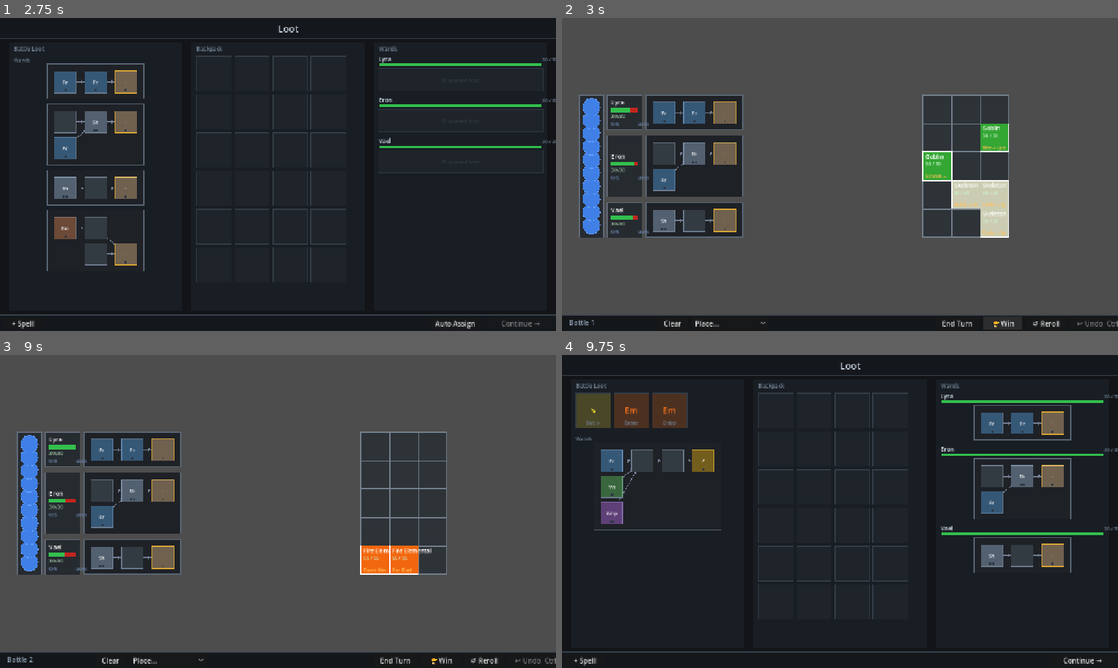
Above: before the commit, frames 1-4 (two rows, left to right).
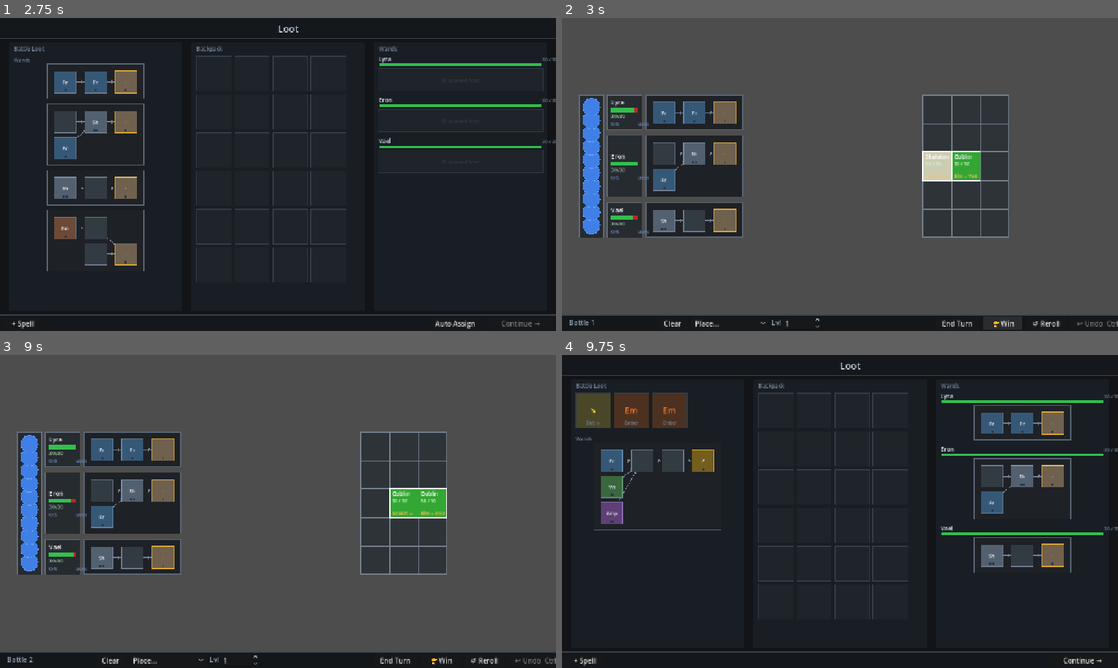
Above: after the commit, the same moments.

Repository: MoYapro/magic-monster-battle
Game: Godot game, scene res://scenes/world/path_selection_screen.tscn
The game is run twice, just before and just after one commit, with the same random seed, the same clock (stepped at 60 frames per second) and the same inputs.
Inputs (mouse positions are in pixels of both pictures, inside the frame that each line leads up to):
- Up to frame 1 (2.75 s): tap Enter at 0.5 s; move the mouse to (400, 158) at 0.52 s; tap Z at 0.6 s; click (400, 158) at 0.67 s; click "+ Spell" at 1.25 s; click "· Single" at 2 s
- Up to frame 2 (3 s): click "Auto Assign" at 2.75 s
- Up to frame 3 (9 s): click "Clear" at 3.5 s; click "Place..." at 4.25 s; click "End Turn" at 5 s; click "Continue →" at 5.75 s; tap Space at 6.5, 8.75 s; drag from (166, 527) to (250, 574) at 6.52 s; click "Confirm →" at 7.25 s; tap Enter at 8 s; move the mouse to (333, 442) at 8.02 s; tap Z at 8.1 s; click (333, 442) at 8.17 s; drag from (250, 574) to (111, 464) at 8.77 s
- Up to frame 4 (9.75 s): click "🏆 Win" at 9.5 s

Frame 1 is identical in both runs. In frame 2, 2.8% of the frame differs, in the area x 12-81%, y 28-99%; in frame 3, 2.1%; in frame 4, nothing differs.

Commit message:
improve battle scaling

Diff:
--- a/scripts/battle/battle_composer.gd
+++ b/scripts/battle/battle_composer.gd
@@ -3,13 +3,15 @@
 enum BattleType { HORDE, ELITE }
 
 const MIN_MONSTERS := 2
-const HORDE_BASE_COUNT := 5
-const ELITE_BASE_COUNT := 2
+const MAX_LEVEL    := 10
+const BUDGET_L1    := 25   # total difficulty budget at level 1  (~2 easy monsters)
+const BUDGET_L10   := 500  # total difficulty budget at level 10
 
 
 
 static func compose(biome: BiomeData, biome_level: int, rng: RandomNumberGenerator) -> Dictionary:
-	var battle_type: BattleType = BattleType.HORDE if rng.randi() % 2 == 0 else BattleType.ELITE
+	var elite_chance := 0.5 * clampf(float(biome_level - 1) / float(MAX_LEVEL - 1), 0.0, 1.0)
+	var battle_type: BattleType = BattleType.ELITE if rng.randf() < elite_chance else BattleType.HORDE
 	var enemies := _select_monsters(biome.monster_pool, battle_type, biome_level, rng)
 	var obstacles := _select_obstacles(rng)
 
@@ -47,22 +49,32 @@
 	rng: RandomNumberGenerator
 ) -> Array[EnemyData]:
 	var sorted_pool := _sort_by_difficulty(pool)
-
-	var candidates: Array
-	var target_count: int
-	if battle_type == BattleType.HORDE:
-		candidates = _lower_half(sorted_pool)
-		target_count = HORDE_BASE_COUNT + (biome_level - 1)
-	else:
-		candidates = _upper_half(sorted_pool)
-		target_count = max(MIN_MONSTERS, ELITE_BASE_COUNT + (biome_level - 1) / 3)
-
-	target_count = max(target_count, MIN_MONSTERS)
+	var ratings := _build_ratings(sorted_pool)
+	var budget := _difficulty_budget(biome_level)
+
+	var candidates: Array = _lower_half(sorted_pool) \
+		if battle_type == BattleType.HORDE else _upper_half(sorted_pool)
 
 	var enemies: Array[EnemyData] = []
 	var id_counts: Dictionary = {}
-	for _i in target_count:
-		var cls: GDScript = candidates[rng.randi() % candidates.size()]
+	var spent := 0
+
+	# Keep picking while something in the candidate pool is still affordable.
+	while true:
+		var affordable := candidates.filter(func(cls): return ratings[cls] <= budget - spent)
+		if affordable.is_empty():
+			break
+		var cls: GDScript = affordable[rng.randi() % affordable.size()]
+		var enemy: EnemyData = cls.new()
+		var base_id := enemy.display_name.to_lower().replace(" ", "_")
+		id_counts[base_id] = id_counts.get(base_id, 0) + 1
+		enemy.id = base_id + "_" + str(id_counts[base_id])
+		enemies.append(enemy)
+		spent += ratings[cls]
+
+	# Guarantee minimum even when budget was exhausted before reaching it.
+	while enemies.size() < MIN_MONSTERS:
+		var cls: GDScript = candidates[0]  # cheapest in sorted candidates
 		var enemy: EnemyData = cls.new()
 		var base_id := enemy.display_name.to_lower().replace(" ", "_")
 		id_counts[base_id] = id_counts.get(base_id, 0) + 1
@@ -108,6 +120,21 @@
 		obstacles.append(obstacle)
 
 	return obstacles
+
+
+# Total difficulty budget for a given biome level, scaling linearly from
+# BUDGET_L1 at level 1 to BUDGET_L10 at MAX_LEVEL.
+static func _difficulty_budget(biome_level: int) -> int:
+	var t := clampf(float(biome_level - 1) / float(MAX_LEVEL - 1), 0.0, 1.0)
+	return int(lerpf(float(BUDGET_L1), float(BUDGET_L10), t))
+
+
+# Returns a difficulty_rating lookup keyed by GDScript class reference.
+static func _build_ratings(sorted_pool: Array) -> Dictionary:
+	var ratings := {}
+	for cls in sorted_pool:
+		ratings[cls] = (cls as GDScript).new().difficulty_rating
+	return ratings
 
 
 static func _sort_by_difficulty(pool: Array) -> Array:
--- a/scripts/battle/battle_scene.gd
+++ b/scripts/battle/battle_scene.gd
@@ -54,6 +54,7 @@
 var _place_size: Vector2i = Vector2i(1, 1)
 var _place_id_counter: Dictionary = {}
 var _place_dropdown: OptionButton = null
+var _level_spinbox: SpinBox = null
 
 
 func _ready() -> void:
@@ -112,6 +113,24 @@
 	_place_dropdown.item_selected.connect(_on_place_item_selected)
 	layer.add_child(_place_dropdown)
 
+	var level_label := Label.new()
+	level_label.text = "Lvl"
+	level_label.position = Vector2(482, SCREEN_H - BOTTOM_BAR_H)
+	level_label.size = Vector2(28, BOTTOM_BAR_H)
+	level_label.vertical_alignment = VERTICAL_ALIGNMENT_CENTER
+	level_label.add_theme_color_override("font_color", Color(0.55, 0.62, 0.70))
+	layer.add_child(level_label)
+
+	_level_spinbox = SpinBox.new()
+	_level_spinbox.min_value = 1
+	_level_spinbox.max_value = BattleComposer.MAX_LEVEL
+	_level_spinbox.step = 1
+	_level_spinbox.value = mini(_current_biome_level(), BattleComposer.MAX_LEVEL)
+	_level_spinbox.size = Vector2(66, BOTTOM_BAR_H - 10)
+	_level_spinbox.position = Vector2(510, SCREEN_H - BOTTOM_BAR_H + 5)
+	_level_spinbox.value_changed.connect(_on_level_changed)
+	layer.add_child(_level_spinbox)
+
 	var battle_label := Label.new()
 	battle_label.text = "Battle %d" % (GameState.battle_count + 1)
 	battle_label.position = Vector2(16, SCREEN_H - BOTTOM_BAR_H)
@@ -165,6 +184,15 @@
 	_cancel_targeting()
 	_place_cls = null
 	_build_setup()
+
+
+func _on_level_changed(_value: float) -> void:
+	_build_setup()
+
+
+func _current_biome_level() -> int:
+	var biome := GameState.current_biome if GameState.current_biome != null else BiomesData.all()[0]
+	return GameState.battle_count_by_biome.get(biome.name, 0) + 1
 
 
 func _on_clear_pressed() -> void:
@@ -288,7 +316,8 @@
 	var biome: BiomeData = GameState.current_biome
 	if biome == null:
 		biome = BiomesData.all()[0]
-	var biome_level: int = GameState.battle_count_by_biome.get(biome.name, 0) + 1
+	var biome_level: int = int(_level_spinbox.value) if _level_spinbox != null \
+			else GameState.battle_count_by_biome.get(biome.name, 0) + 1
 	var composition := BattleComposer.compose(biome, biome_level, rng)
 	_battle_enemies = composition["enemies"]
 	_battle_positions = composition["positions"]
--- a/scripts/battle/battle_setup.gd
+++ b/scripts/battle/battle_setup.gd
@@ -35,6 +35,17 @@
 
 func make_initial_state() -> BattleState:
 	var state := BattleState.new()
+	var rng := RandomNumberGenerator.new()
+	rng.randomize()
+	_fill_obstacles(state)
+	_fill_monsters(state)
+	_copy_mages(state)
+	state.mana = max_mana
+	state.monster_intents = roll_intents(state, rng)
+	return state
+
+
+func _fill_monsters(state: BattleState) -> void:
 	for enemy: EnemyData in enemies:
 		state.enemy_hp[enemy.id] = enemy.max_hp
 		for t: MonsterTraitData in enemy.traits:
@@ -42,8 +53,14 @@
 				state.enemy_armor[enemy.id] = (t as MonsterTraitArmor).armor_amount
 			elif t is MonsterTraitBlock:
 				state.enemy_block[enemy.id] = (t as MonsterTraitBlock).block_charges
+
+
+func _fill_obstacles(state: BattleState) -> void:
 	for obstacle: ObstacleData in obstacles:
 		state.obstacle_hp[obstacle.id] = obstacle.max_hp
+
+
+func _copy_mages(state: BattleState) -> void:
 	for mage: MageData in mages:
 		state.mage_hp.append(mage.max_hp)
 		state.mage_mana_spent.append(0)
@@ -51,11 +68,6 @@
 		state.mage_fire.append(0)
 		state.mage_wet.append(0)
 		state.mage_frozen.append(false)
-	state.mana = max_mana
-	var rng := RandomNumberGenerator.new()
-	rng.randomize()
-	state.monster_intents = roll_intents(state, rng)
-	return state
 
 
 func get_enemy_id_at(cell: Vector2i) -> String:
